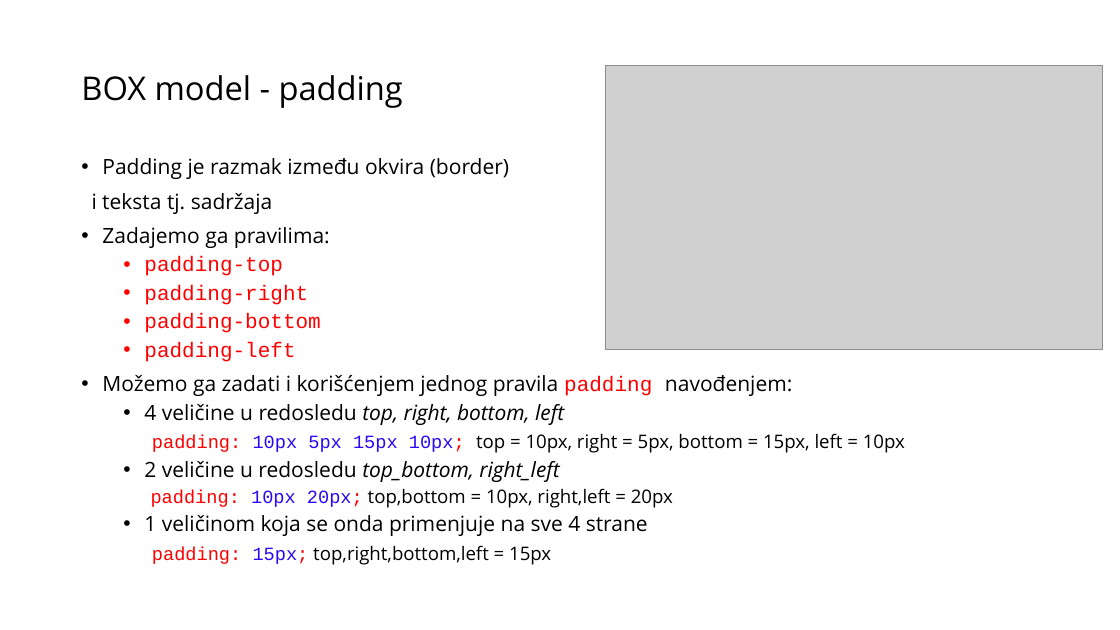
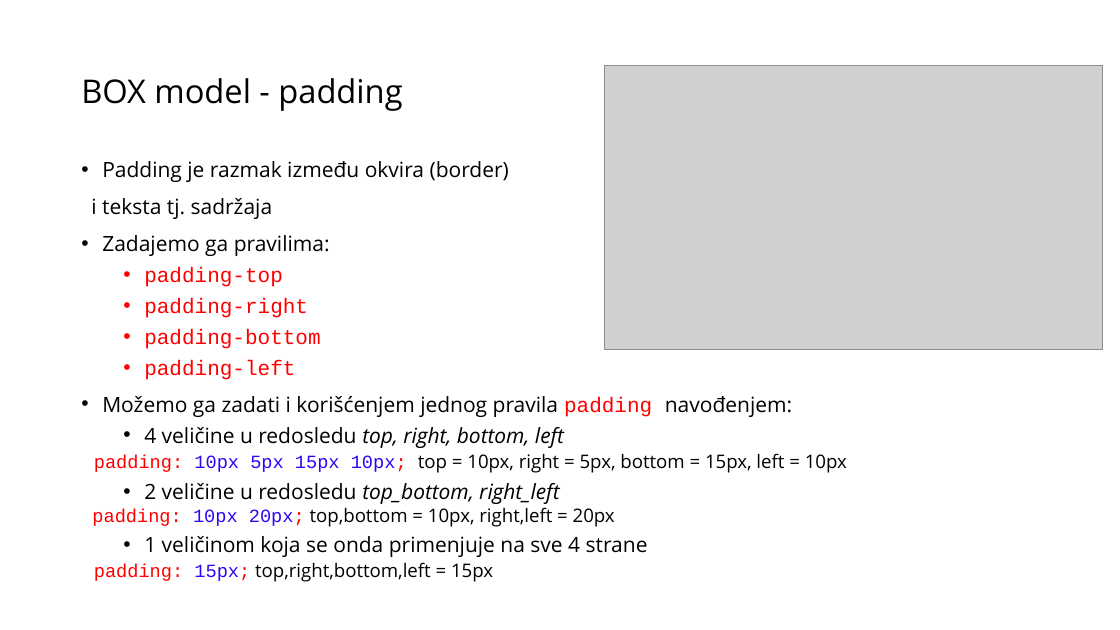
Before and after one commit to MissUchiha/frontend-programming-course, a slide deck: slide 36 of CSS/Prezentacija CSS.pptx. Drawn at 1120x630 pixels with LibreOffice and Linux fonts; fonts in the diff are those of the drawing; grey boxes stand for pictures. Boxes give left, top, right and bottom in pixels: in the first picture for what was removed or moved away, otherwise in the second. Text is boxed around its words. In the diff, an @@ line names an element or a change of style, - is before the commit and + after.

```diff
--- a/CSS/Prezentacija CSS.pptx
+++ b/CSS/Prezentacija CSS.pptx
@@ text "BOX model - padding" at (81, 78, 402, 111): line spacing 0.9 to 1 @@
@@ text "Padding je razmak između okvira ..." at (91, 161, 847, 557): line spacing 0.9 to 1; list level 3 to 1 in "padding: 10px 5px 15px 10px; ..."; list level 3 to 1 in "padding: 10px 20px; top,bottom = ..."; list level 3 to 1 in "padding: 15px; top,right,bottom,left = 15px" @@
```
Also in this commit, not shown: 60 other slides changed, 3 other files.
